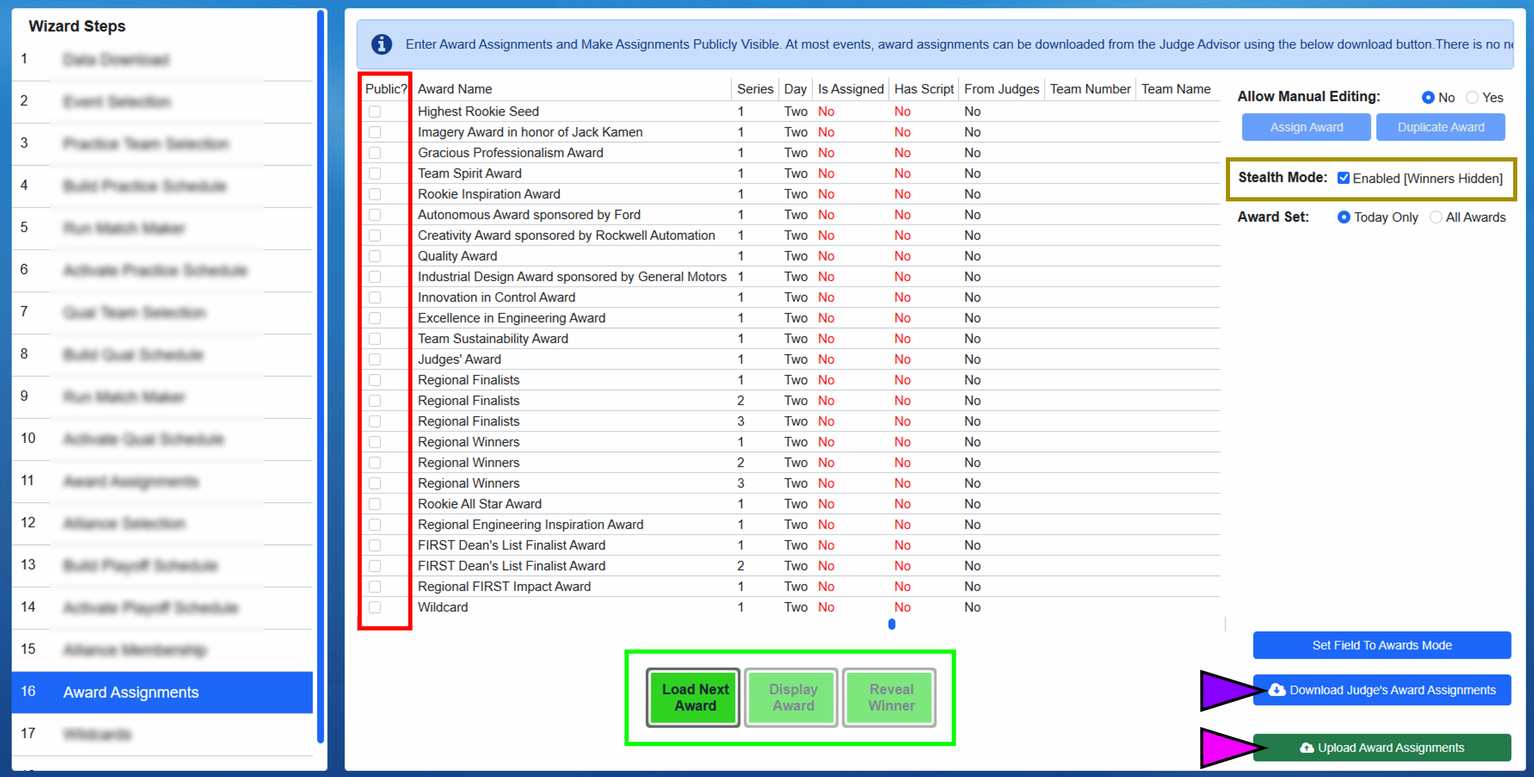
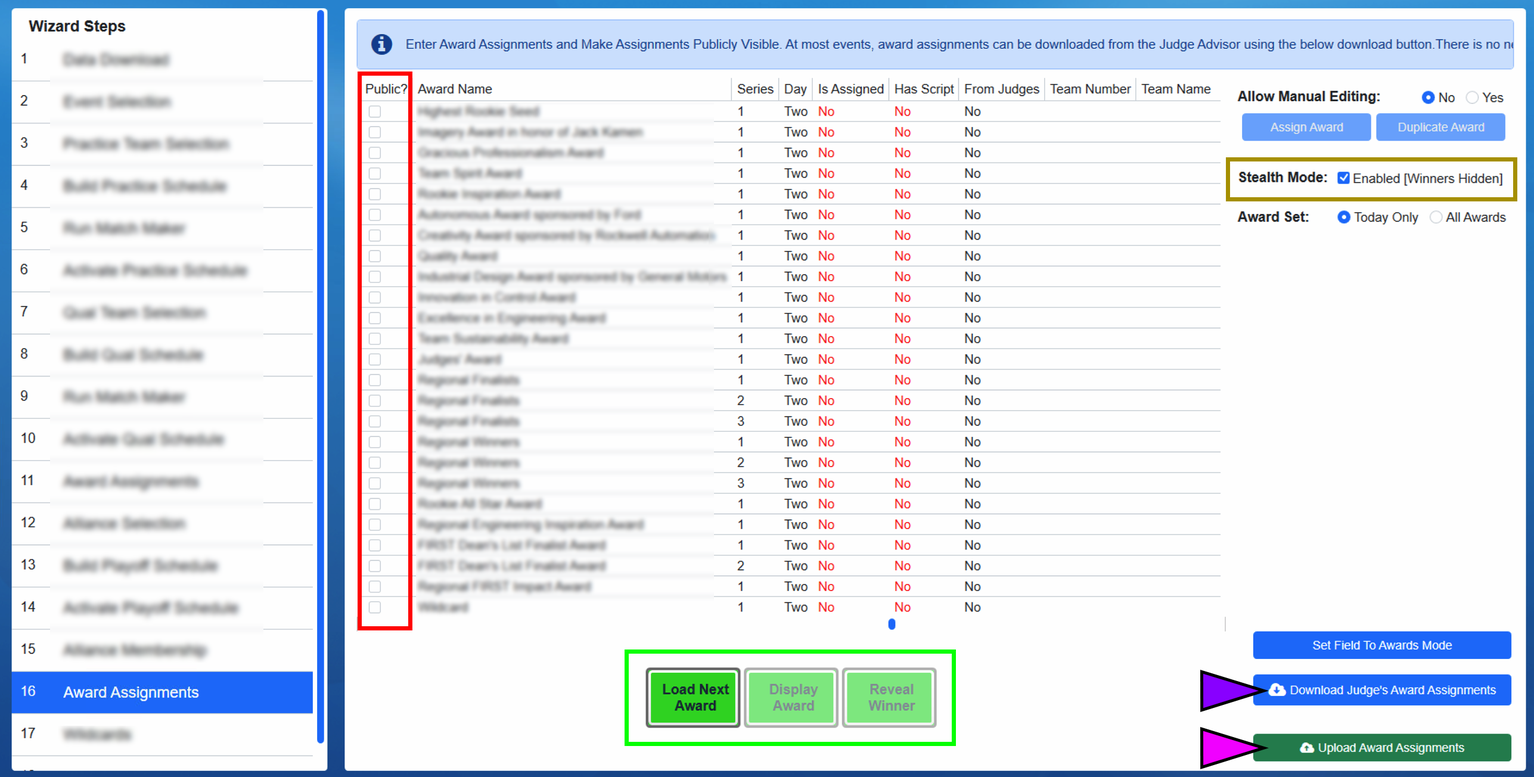
Two versions of the same layered image (1534x777). Layer-by-layer changes:
painted on "bg" over [415, 102, 732, 617]
